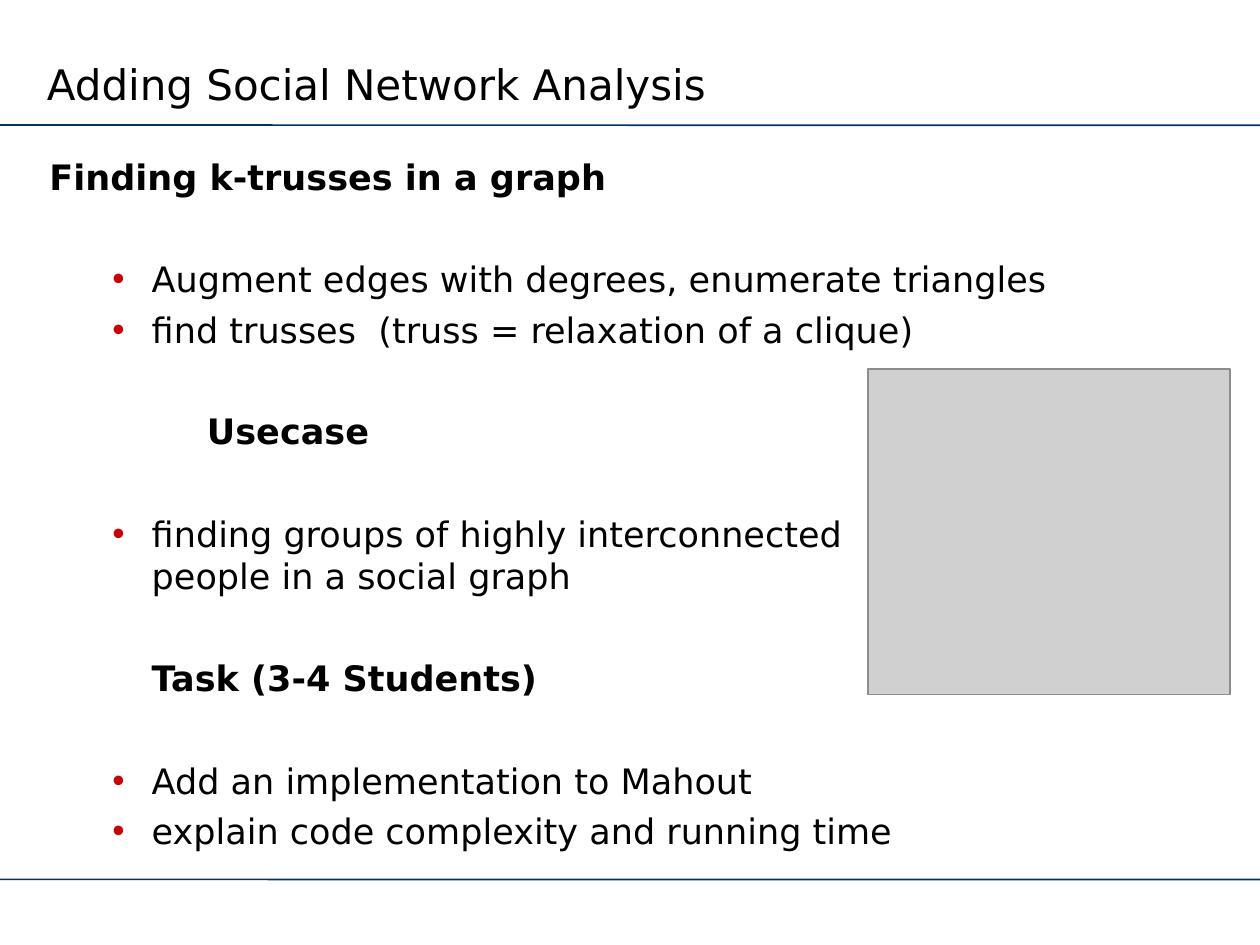
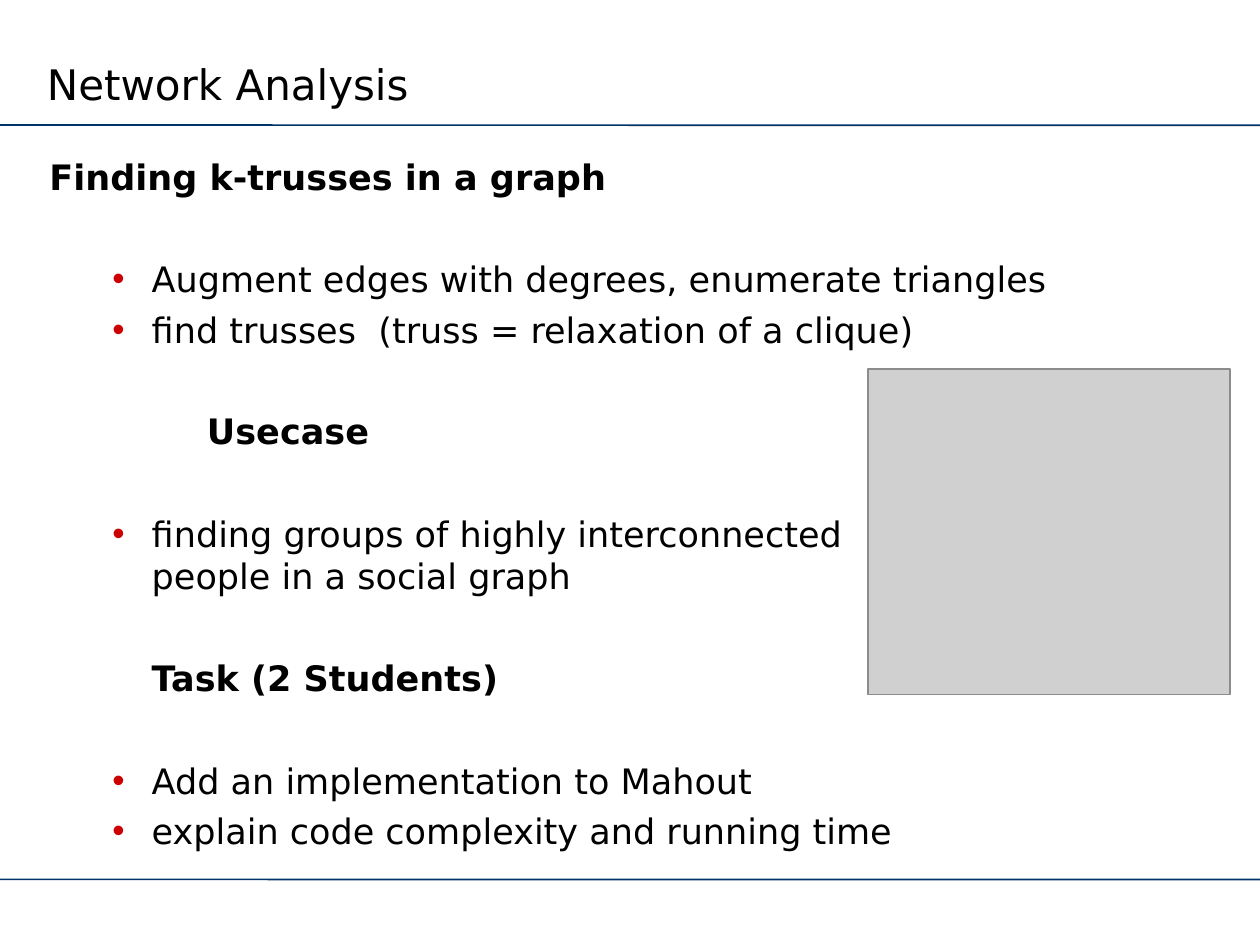
Before and after one commit to MaineC/aim3-tu-berlin, a slide deck: slide 7 of slides/projects/suggestions.odp. Drawn at 1260x945 pixels with LibreOffice and Linux fonts; fonts in the diff are those of the drawing; grey boxes stand for pictures; background and template pictures are left out. Boxes give left, top, right and bottom in pixels: in the first picture for what was removed or moved away, otherwise in the second. Text is boxed around its words. In the diff, an @@ line names an element or a change of style, - is before the commit and + after.

Commit message:
added PageRank to student projects

```diff
--- a/slides/projects/suggestions.odp
+++ b/slides/projects/suggestions.odp
@@ title at [47, 68, 409, 109]: text changed @@
-Adding Social Network Analysis
+Network Analysis
@@ text at [152, 664, 498, 696]: text changed @@
-Task (3-4 Students)
+Task (2 Students)
```
Also in this commit, not shown: 1 other slide changed, 1 slide added, 1 other file.
